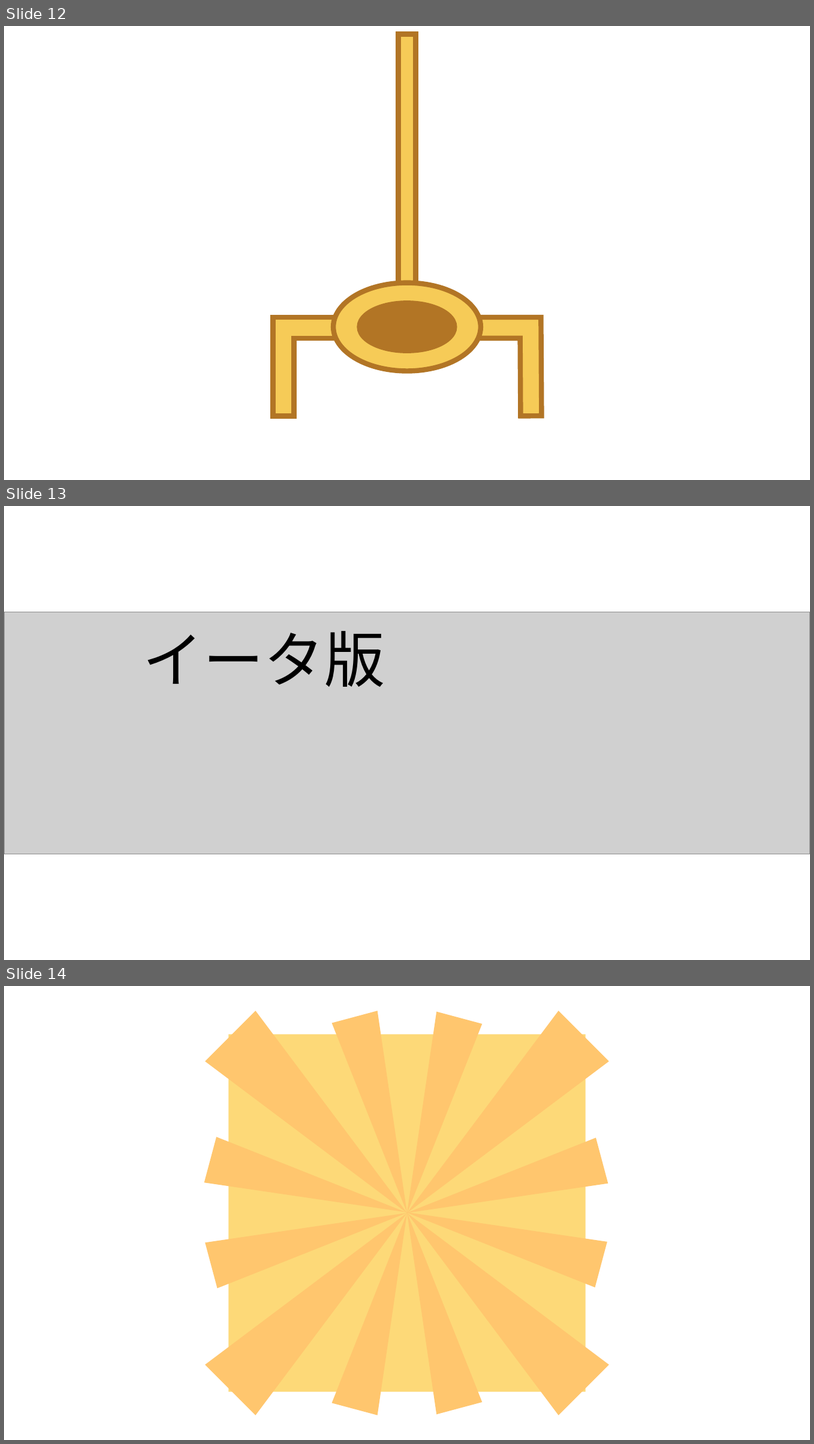
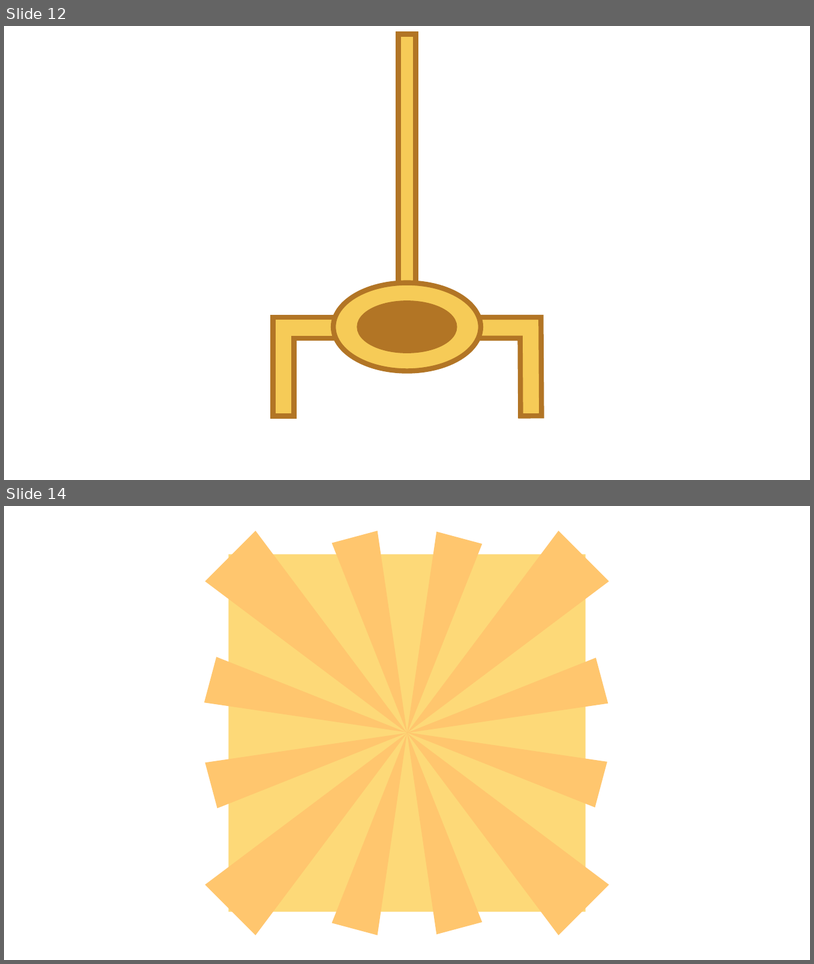
Before and after one commit to fai227/ball-game, a slide deck: _other/イメージ.pptx. Shown one above the other, each under a label of ours: slides 12, 13 and 14 before the commit, slides 12 and 14 after it; the slides between them are not shown. The pictures are 814x1444 and 814x964 pixels, drawn with LibreOffice and Linux fonts; fonts in the diff are those of the drawing; grey boxes stand for pictures. Boxes give left, top, right and bottom in pixels: in the first picture for what was removed or moved away, otherwise in the second. Text is boxed around its words. In the diff, an @@ line names an element or a change of style, - is before the commit and + after.

```diff
--- a/_other/イメージ.pptx
+++ b/_other/イメージ.pptx
@@ slide 13 removed at [4,506,810,960], background #FFFFFF @@
@@ picture removed at [4,612,810,854] @@
@@ text removed at [143,631,385,687] @@
-イータ版
```
Also in this commit, not shown: 3 slides added, 7 other files.
